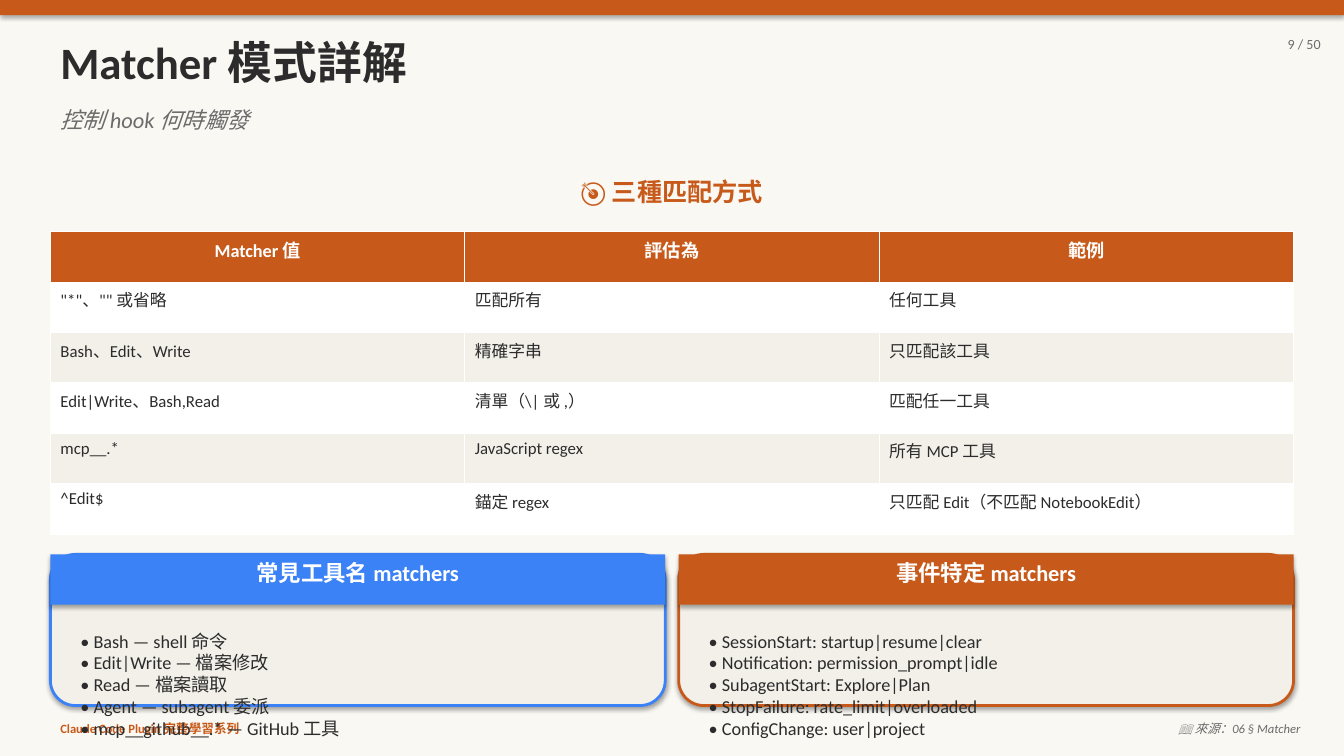
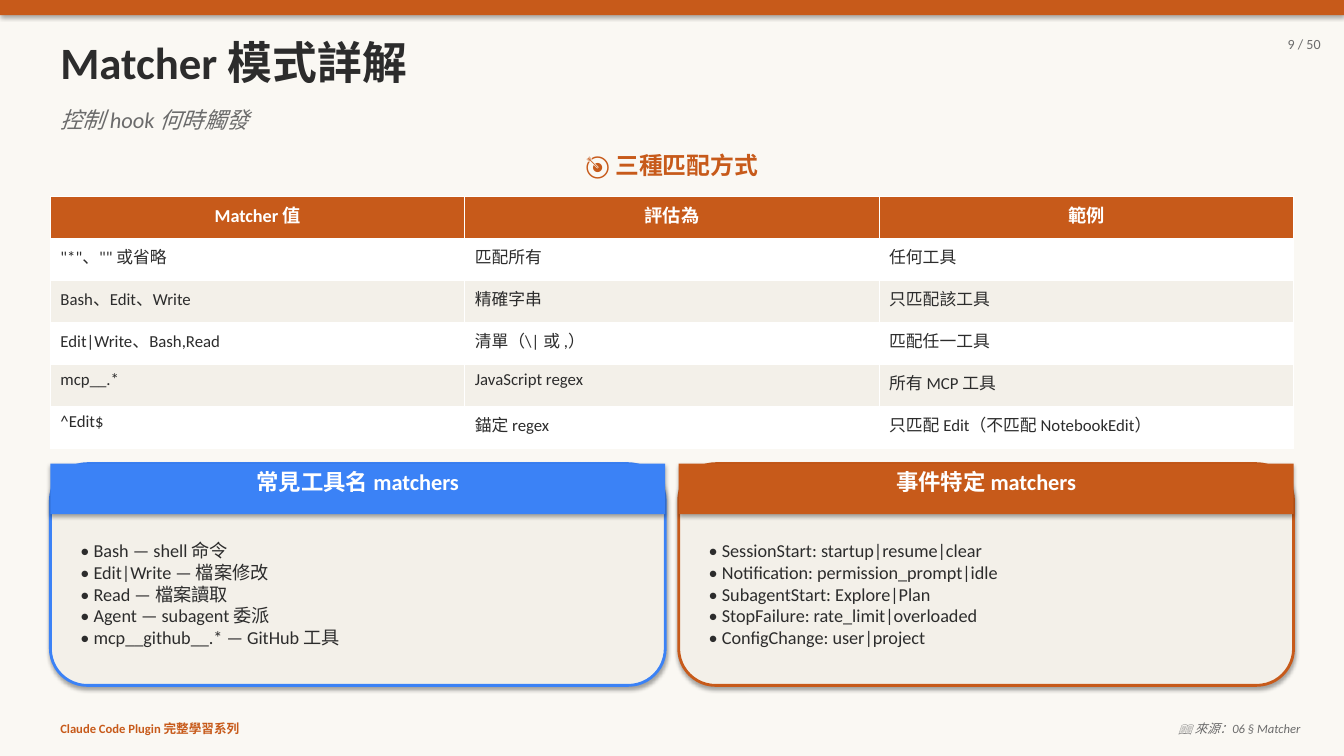
Before and after one commit to kcf7012/pi-proj, a slide deck: slide 9 of 06-hooks.pptx. Drawn at 1344x756 pixels with LibreOffice and Linux fonts; fonts in the diff are those of the drawing. Boxes give left, top, right and bottom in pixels: in the first picture for what was removed or moved away, otherwise in the second. Text is boxed around its words. In the diff, an @@ line names an element or a change of style, - is before the commit and + after.

```diff
--- a/06-hooks.pptx
+++ b/06-hooks.pptx
@@ text "🎯 三種匹配方式": place and size @@
-text "🎯 三種匹配方式" at [612, 179, 763, 204]
+text "🎯 三種匹配方式" at [615, 153, 758, 176]
@@ text "🎯 三種匹配方式" at [615, 153, 758, 176]: size 18 to 17 pt @@
@@ table: place and size @@
-table at [50, 232, 1294, 534]
+table at [50, 197, 1294, 449]
@@ rounded rectangle: place and size @@
-rounded rectangle at [50, 555, 665, 706]
+rounded rectangle at [50, 464, 665, 686]
@@ 2 texts, 2 rectangles: place and size @@
-2 texts, 2 rectangles at [50, 555, 1294, 605]
+2 texts, 2 rectangles at [50, 464, 1294, 514]
@@ rounded rectangle: place and size @@
-rounded rectangle at [679, 555, 1294, 706]
+rounded rectangle at [679, 464, 1294, 686]
@@ text "• Bash — shell 命令": place and size @@
-text "• Bash — shell 命令" at [94, 632, 339, 738]
+text "• Bash — shell 命令" at [94, 541, 339, 647]
@@ text "• SessionStart: startup|resume|clear": place and size @@
-text "• SessionStart: startup|resume|clear" at [722, 635, 998, 738]
+text "• SessionStart: startup|resume|clear" at [722, 544, 998, 647]
```
Also in this commit, not shown: 13 other slides changed, 3 other files.
